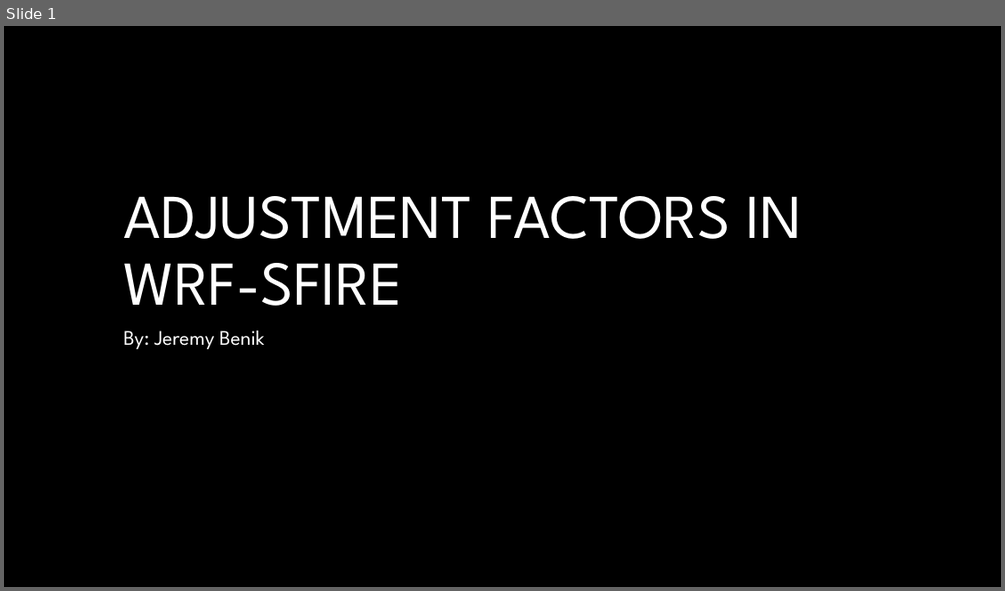
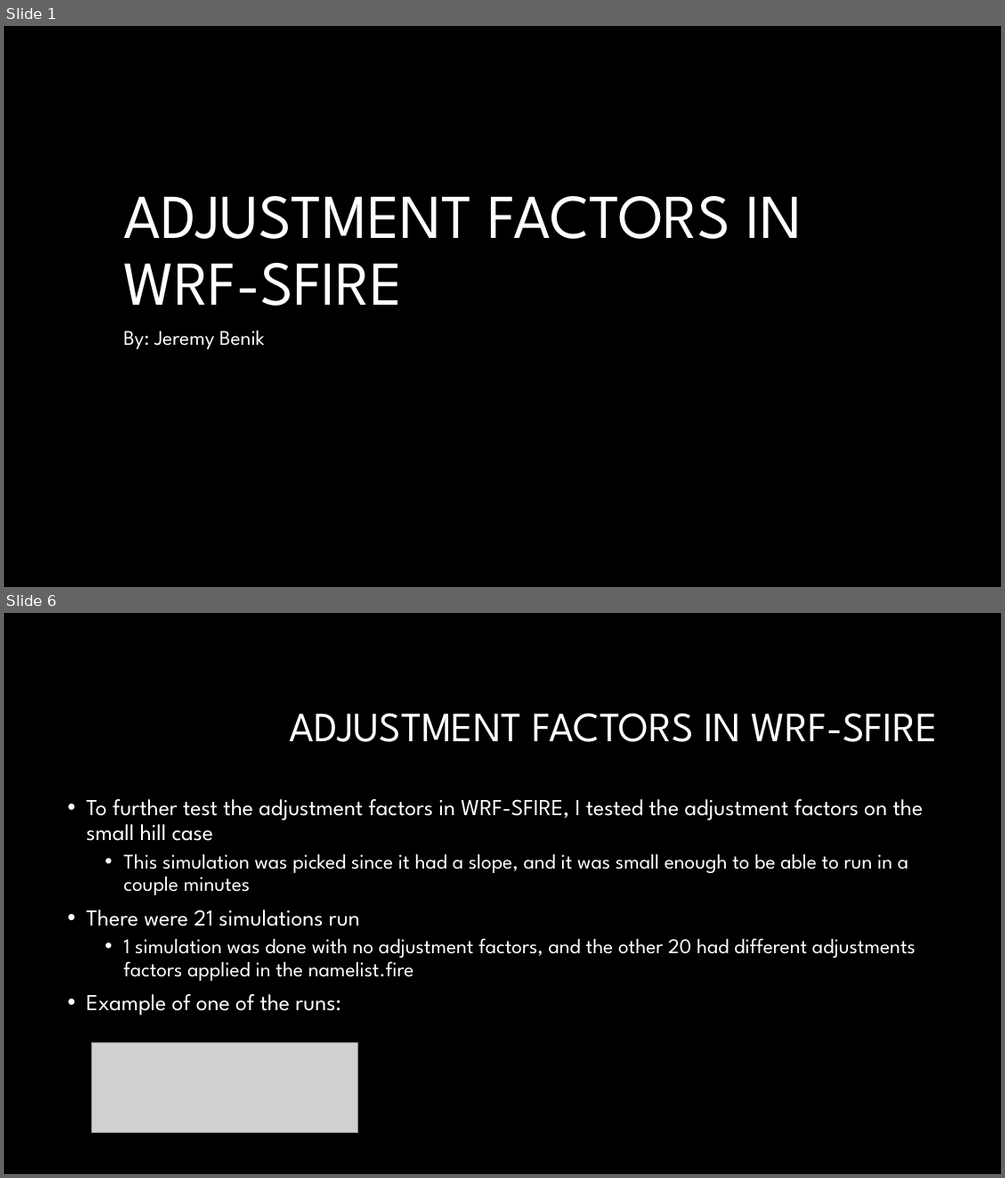
Before and after one commit to Jeremy-Benik/Meeting_Notes, a slide deck: Presentations/Adjustment_Factors.pptx. Shown one above the other, each under a label of ours: slide 1 before the commit, slides 1 and 6 after it; the slides between them are not shown. The pictures are 1005x591 and 1005x1178 pixels, drawn with LibreOffice and Linux fonts; fonts in the diff are those of the drawing; grey boxes stand for pictures; background and template pictures are left out. Boxes give left, top, right and bottom in pixels: in the first picture for what was removed or moved away, otherwise in the second. Text is boxed around its words. In the diff, an @@ line names an element or a change of style, - is before the commit and + after.

Commit message:
Updating adjustment factor powerpoint

```diff
--- a/Presentations/Adjustment_Factors.pptx
+++ b/Presentations/Adjustment_Factors.pptx
@@ slide 6 added at (4,613,1001,1174), background #000000 @@
@@ title added at (290,713,938,742), 40 pt, text #FFFFFF @@
+ADJUSTMENT FACTORS IN WRF-SFIRE
@@ text added at (86,799,923,1015), 20 pt, text #FFFFFF @@
+• To further test the adjustment factors in WRF-SFIRE, I tested the adjustment factors on the small hill case
+  • This simulation was picked since it had a slope, and it was small enough to be able to run in a couple minutes
+• There were 21 simulations run
+  • 1 simulation was done with no adjustment factors, and the other 20 had different adjustments factors applied in the namelist.fire
+• Example of one of the runs:
@@ picture added at (92,1042,358,1133) @@
```
Also in this commit, not shown: 1 slide changed, 6 other slides added.
